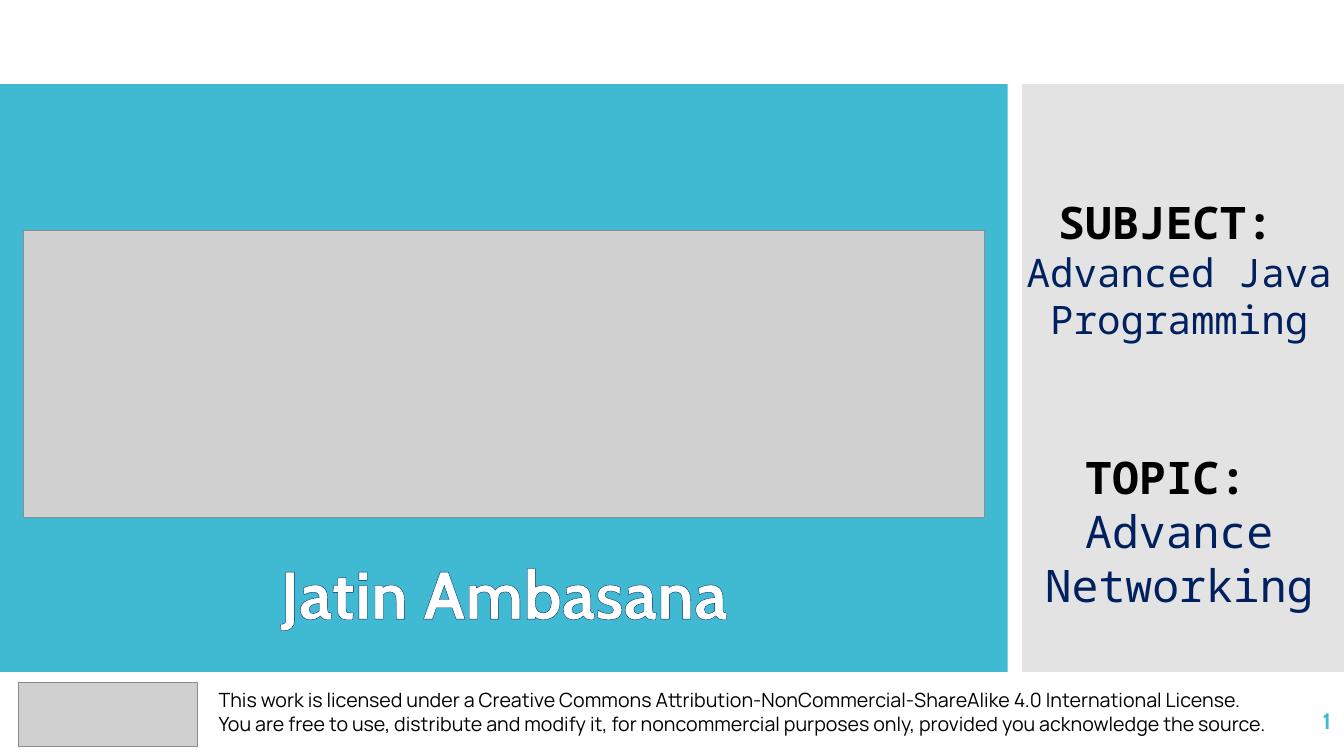
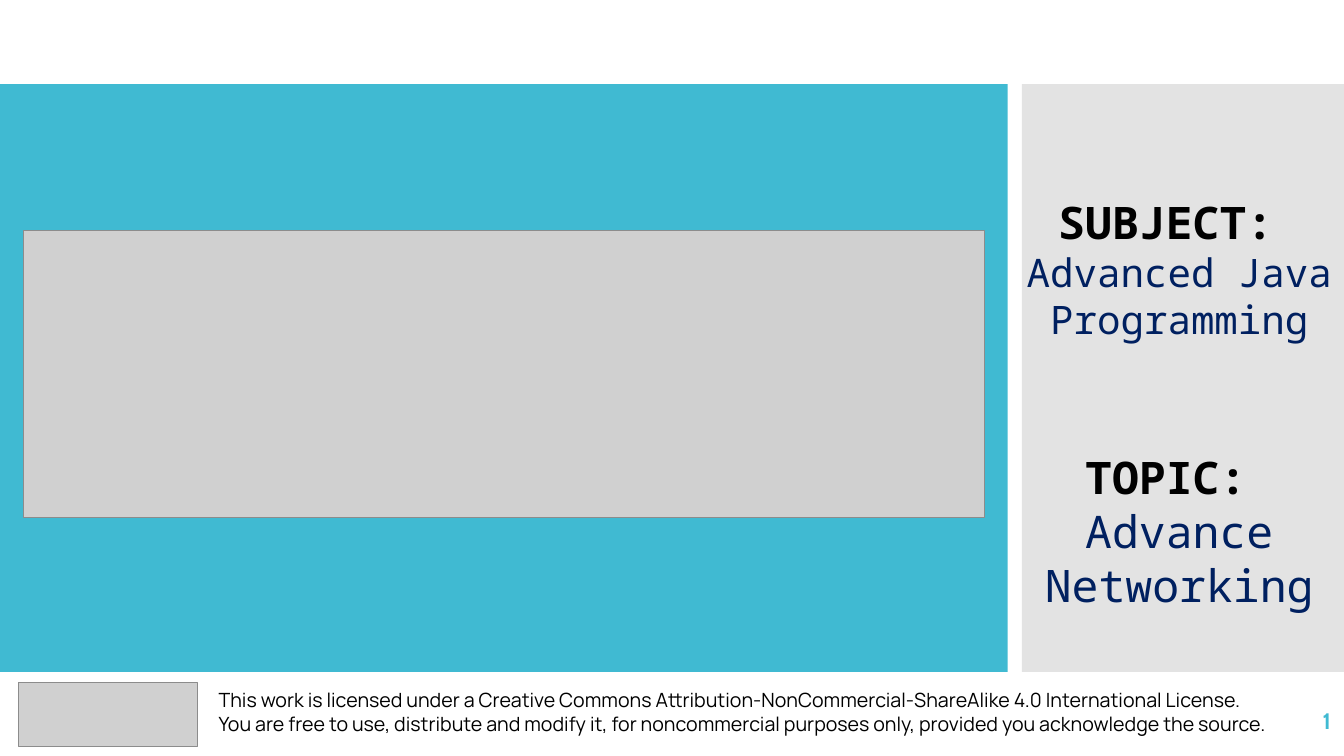
Before and after one commit to jrambasana/AJP2022-material, a slide deck: slide 1 of AJP Slides/AJP (01ce0502) - Unit 1 - Java Networking.pptx. Drawn at 1344x756 pixels with LibreOffice and Linux fonts; fonts in the diff are those of the drawing; grey boxes stand for pictures. Boxes give left, top, right and bottom in pixels: in the first picture for what was removed or moved away, otherwise in the second. Text is boxed around its words. In the diff, an @@ line names an element or a change of style, - is before the commit and + after.

```diff
--- a/AJP Slides/AJP (01ce0502) - Unit 1 - Java Networking.pptx
+++ b/AJP Slides/AJP (01ce0502) - Unit 1 - Java Networking.pptx
@@ text removed at bbox=[281, 568, 727, 631] @@
-Jatin Ambasana
```
Also in this commit, not shown: 17 other files.
